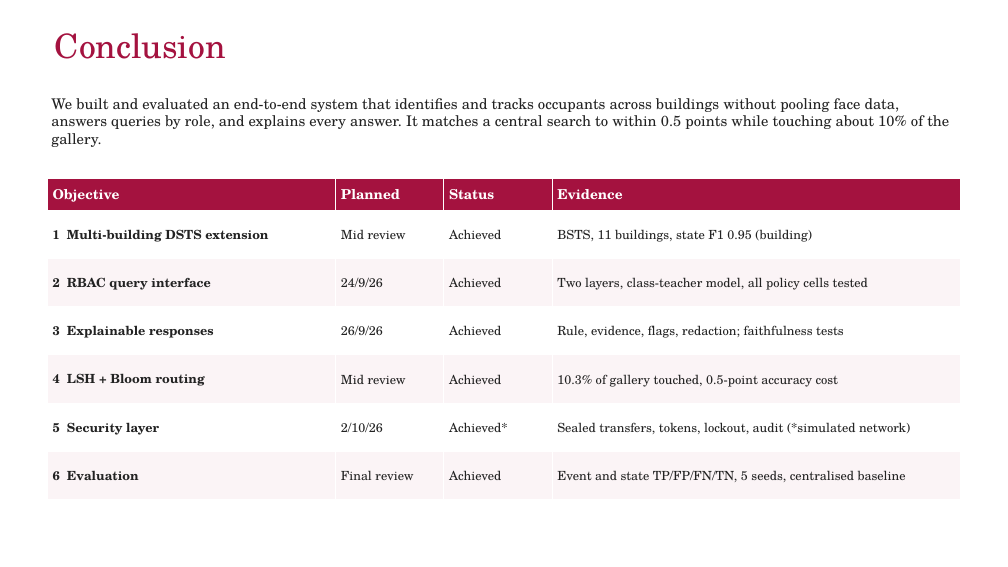
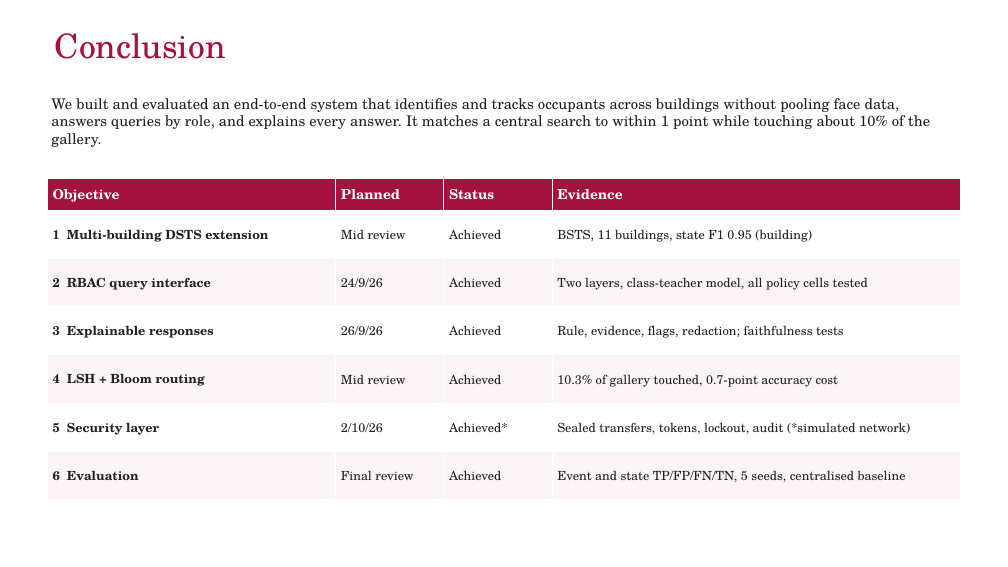
Before and after one commit to yadhu-vipin/Occupant_Tracking_v2, a slide deck: slide 23 of final_review/S7_Final_Review_Group_C3.pptx (slide 22 before the commit). Drawn at 1008x567 pixels with LibreOffice and Linux fonts; fonts in the diff are those of the drawing; background and template pictures are left out. Boxes give left, top, right and bottom in pixels: in the first picture for what was removed or moved away, otherwise in the second. Text is boxed around its words. In the diff, an @@ line names an element or a change of style, - is before the commit and + after.

```diff
--- a/final_review/S7_Final_Review_Group_C3.pptx
+++ b/final_review/S7_Final_Review_Group_C3.pptx
@@ text at (51,98,930,147): text changed @@
-We built and evaluated an end-to-end system that identifies and tracks occupants across buildings without pooling face data, answers queries by role, and explains every answer. It matches a central search to within 0.5 points while touching about 10% of the gallery.
+We built and evaluated an end-to-end system that identifies and tracks occupants across buildings without pooling face data, answers queries by role, and explains every answer. It matches a central search to within 1 point while touching about 10% of the gallery.
@@ table at (47,178,961,500) @@
-row 5, column 4: 10.3% of gallery touched, 0.5-point accuracy cost
+row 5, column 4: 10.3% of gallery touched, 0.7-point accuracy cost
```
Also in this commit, not shown: 10 other slides changed, 5 slides added, 4 slides removed, 20 other files.
